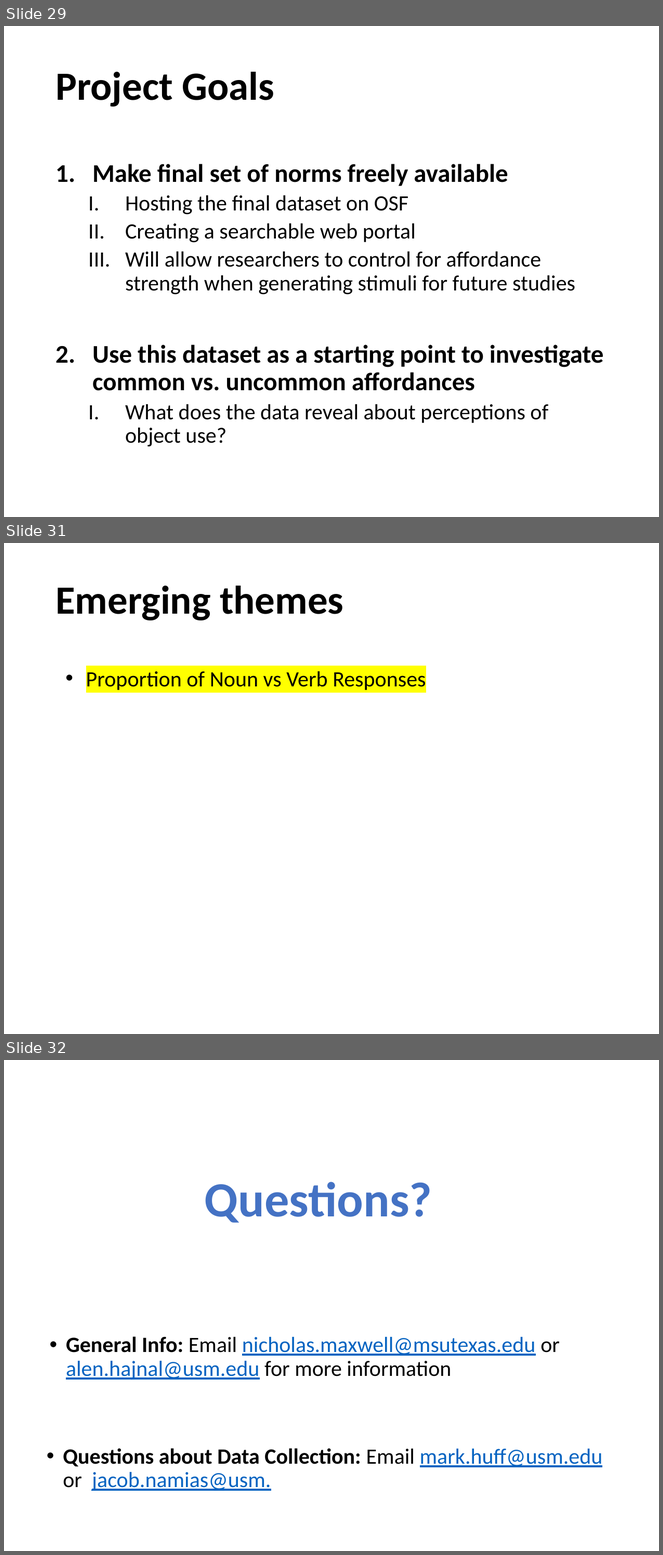
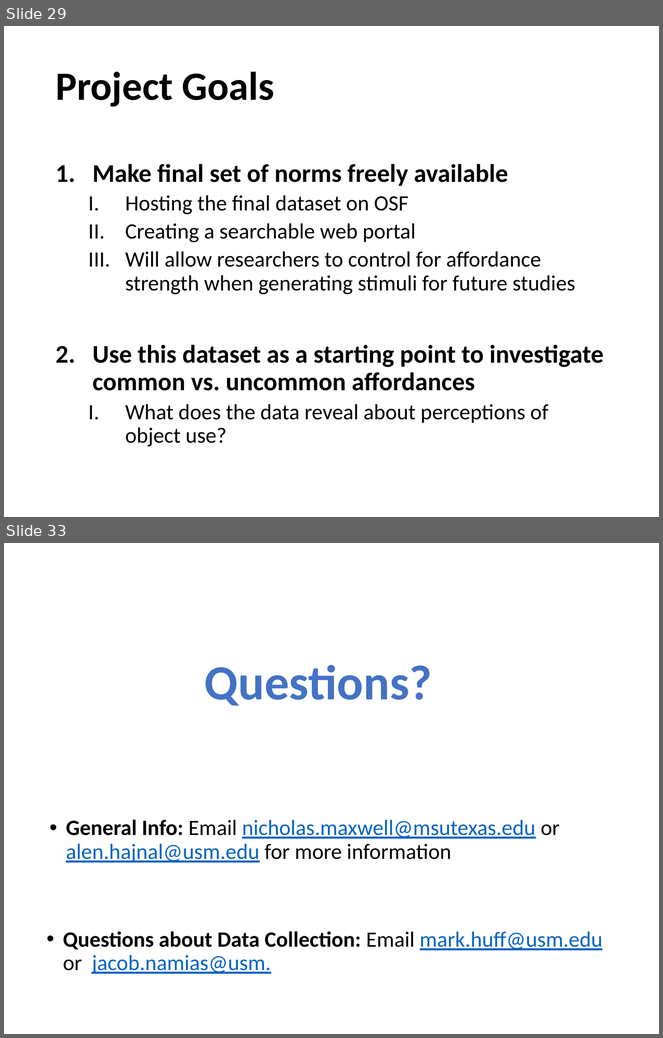
Before and after one commit to npm27/Affordance-Norms, a slide deck: 5 Presentations/UCONN 2022.pptx. Shown one above the other, each under a label of ours: slides 29, 31 and 32 before the commit, slides 29 and 33 after it; the slides between them are not shown. The pictures are 663x1555 and 663x1038 pixels, drawn with LibreOffice and Linux fonts; fonts in the diff are those of the drawing. Boxes give left, top, right and bottom in pixels: in the first picture for what was removed or moved away, otherwise in the second. Text is boxed around its words. In the diff, an @@ line names an element or a change of style, - is before the commit and + after.

```diff
--- a/5 Presentations/UCONN 2022.pptx
+++ b/5 Presentations/UCONN 2022.pptx
@@ slide 31 removed at bbox=[4, 543, 659, 1034], background #FFFFFF @@
@@ title removed at bbox=[55, 586, 344, 620] @@
-Emerging themes
@@ text removed at bbox=[86, 671, 426, 690] @@
-• Proportion of Noun vs Verb Responses
@@ what was slide 32 is now slide 33 @@
```
Also in this commit, not shown: 5 slides changed, 2 slides added, 2 other files.
